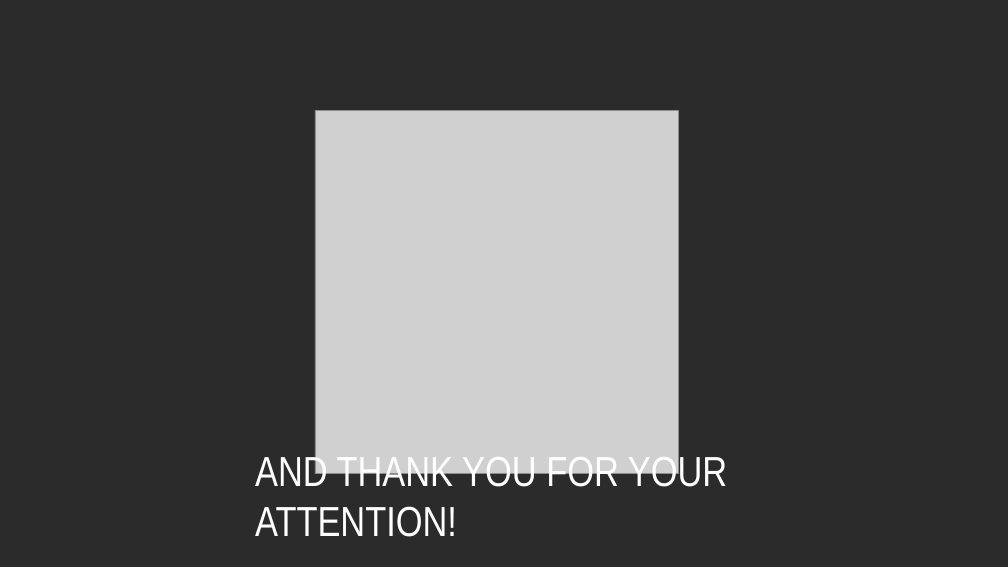
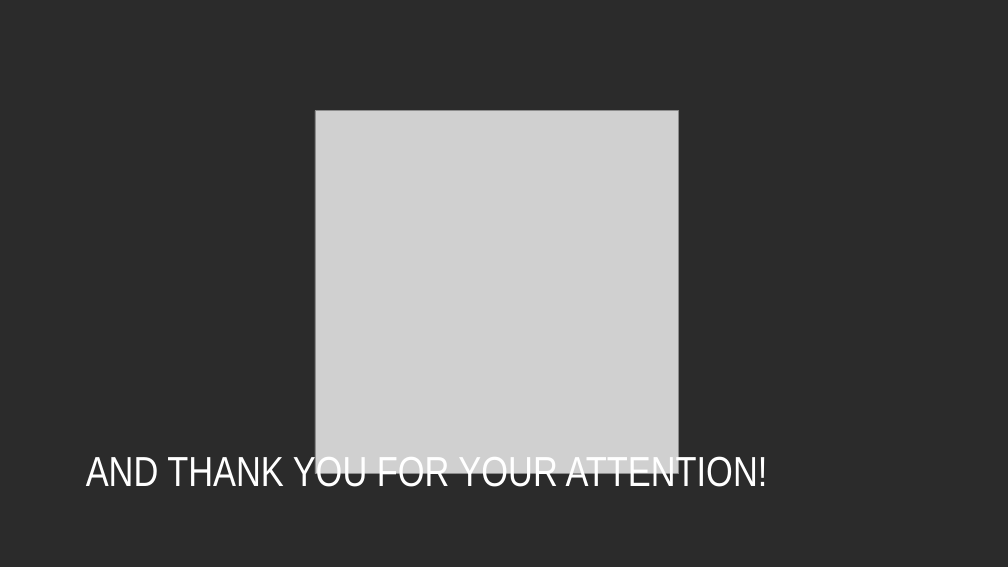
Before and after one commit to Team-New-Orleans/Team-Project, a slide deck: slide 4 of Presentation/The Undertaker.pptx. Drawn at 1008x567 pixels with LibreOffice and Linux fonts; fonts in the diff are those of the drawing; grey boxes stand for pictures; background and template pictures are left out; a plain dark background stands for a picture behind light text. Boxes give left, top, right and bottom in pixels: in the first picture for what was removed or moved away, otherwise in the second. Text is boxed around its words. In the diff, an @@ line names an element or a change of style, - is before the commit and + after.

```diff
--- a/Presentation/The Undertaker.pptx
+++ b/Presentation/The Undertaker.pptx
@@ text "AND THANK YOU FOR YOUR ..." rewrapped from [255, 452, 727, 537] to [86, 452, 768, 494] @@
```
Also in this commit, not shown: 3 other slides changed.
